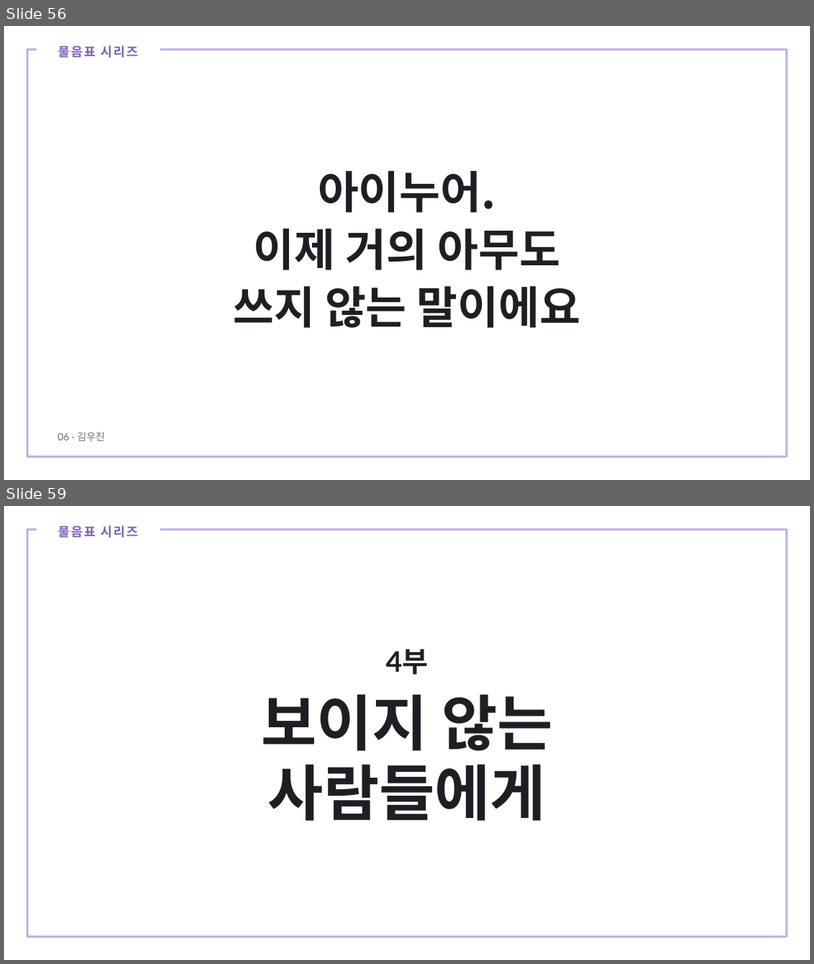
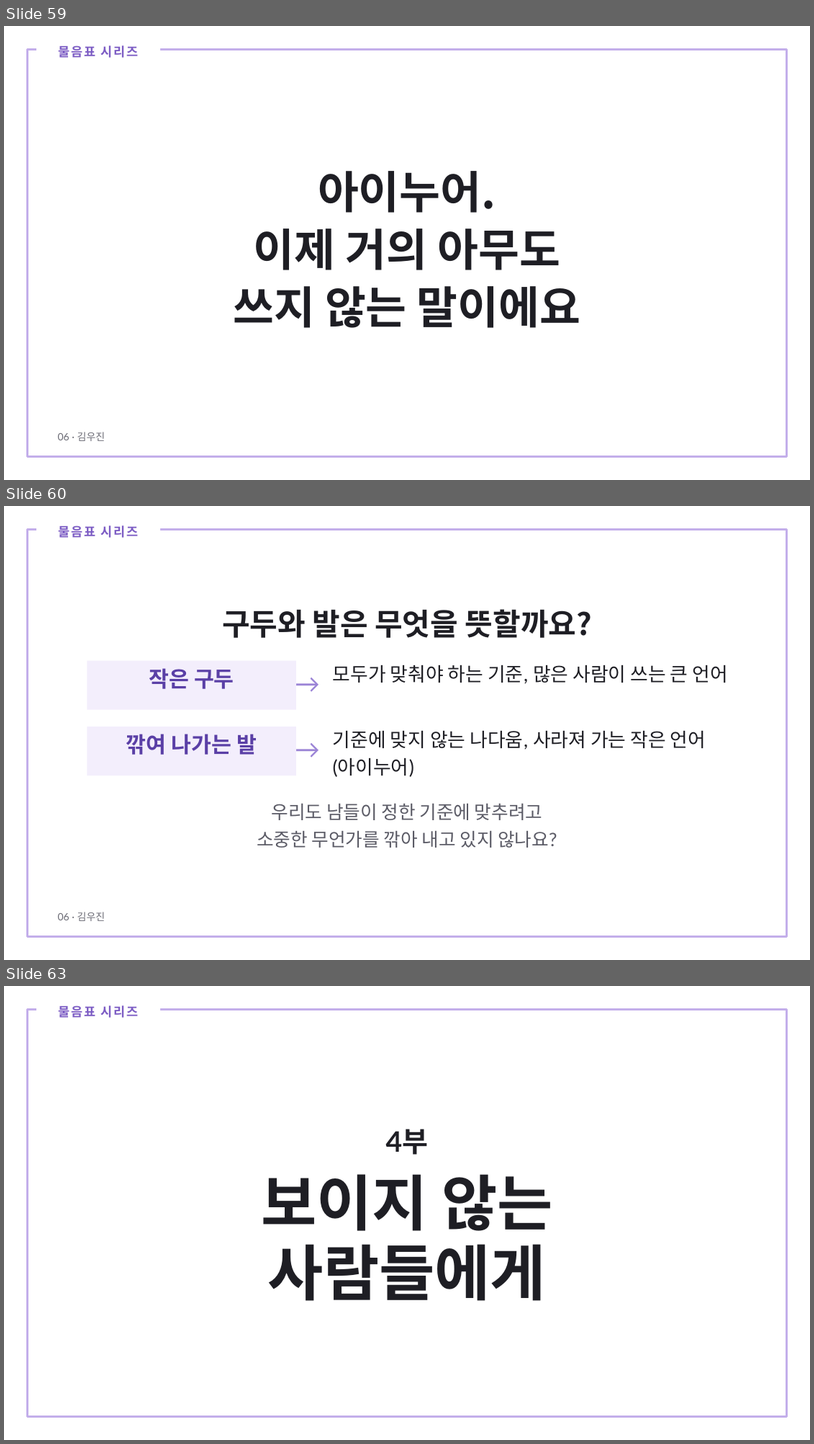
Before and after one commit to joyhanju/joyhanju.github.io, a slide deck: materials/this-is-art/이것도미술이에요_수업PPT.pptx. Shown one above the other, each under a label of ours: slides 56 and 59 before the commit, slides 59, 60 and 63 after it; the slides between them are not shown. The pictures are 814x964 and 814x1444 pixels, drawn with LibreOffice and Linux fonts; fonts in the diff are those of the drawing. Boxes give left, top, right and bottom in pixels: in the first picture for what was removed or moved away, otherwise in the second. Text is boxed around its words. In the diff, an @@ line names an element or a change of style, - is before the commit and + after.

```diff
--- a/materials/this-is-art/이것도미술이에요_수업PPT.pptx
+++ b/materials/this-is-art/이것도미술이에요_수업PPT.pptx
@@ slide 60 added at [4,506,810,960], background #FFFFFF @@
@@ text added at [59,525,139,538], 15 pt, text #7C5CC4, bold @@
+물음표 시리즈
@@ rectangle added at [28,530,787,936], outline #C3AEEA 3 pt @@
@@ text added at [222,609,592,638], 36 pt, text #1E1E24, bold @@
+구두와 발은 무엇을 뜻할까요?
@@ rectangle added at [88,661,297,710], fill #F3EEFC, 26 pt, text #5A3FA6, bold @@
+작은 구두
@@ text added at [295,672,355,698], 30 pt, text #9B84D6 @@
+→
@@ text added at [333,665,728,684], 23 pt, text #1E1E24 @@
+모두가 맞춰야 하는 기준, 많은 사람이 쓰는 큰 언어
@@ rectangle added at [88,726,297,775], fill #F3EEFC, 26 pt, text #5A3FA6, bold @@
+깎여 나가는 발
@@ text added at [295,739,355,764], 30 pt, text #9B84D6 @@
+→
@@ text added at [333,731,706,777], 23 pt, text #1E1E24 @@
+기준에 맞지 않는 나다움, 사라져 가는 작은 언어(아이누어)
@@ text added at [257,803,557,847], 22 pt, text #5B5B66 @@
+우리도 남들이 정한 기준에 맞추려고
+소중한 무언가를 깎아 내고 있지 않나요?
@@ text added at [58,911,106,921], 12 pt, text #6B6B75 @@
+06 · 김우진
@@ what was slide 56 is now slide 59 @@
@@ what was slide 59 is now slide 63 @@
```
Also in this commit, not shown: 23 slides changed, 6 other slides added, 1 other file.
